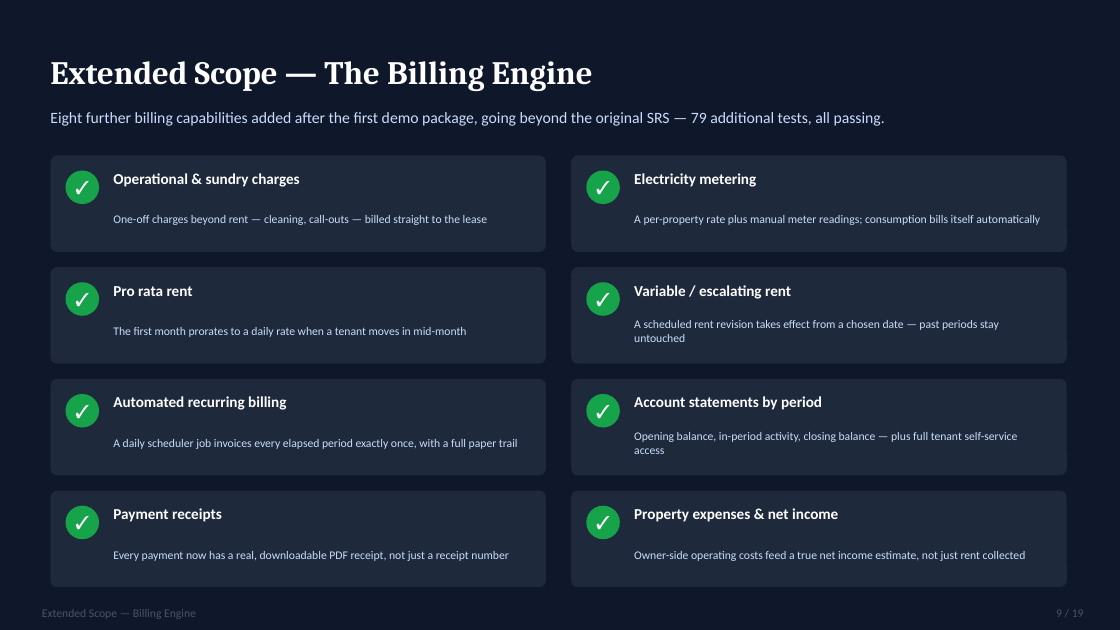
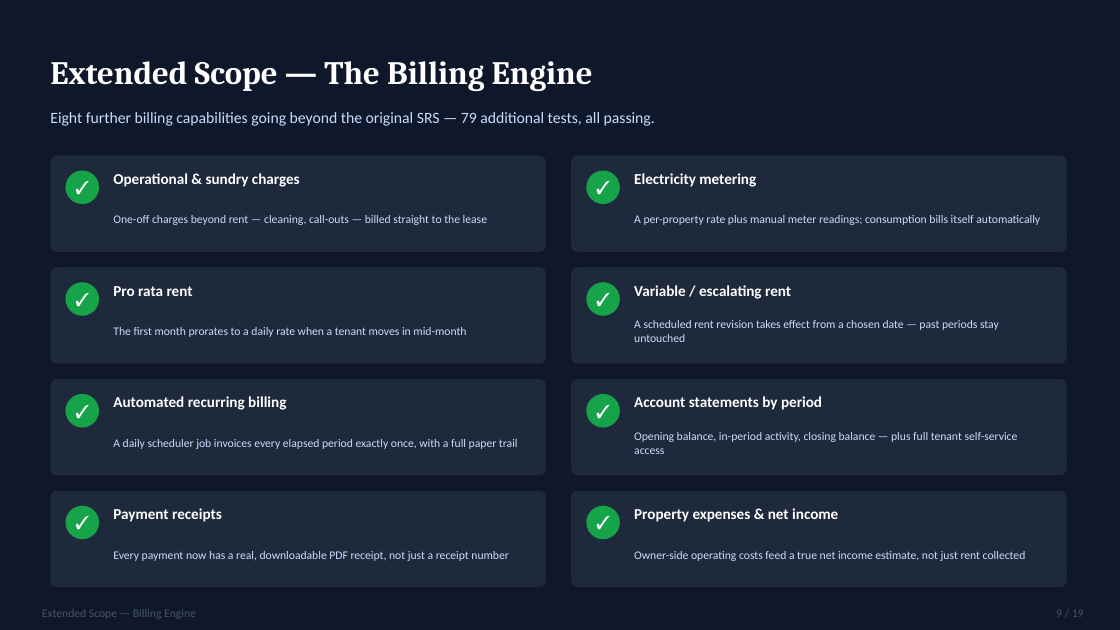
Before and after one commit to Abdur-lab/github-slideshow, a slide deck: slide 9 of docs/ABDURRAHMAAN_IT402_DEL_3_PRESENTATION.pptx. Drawn at 1120x630 pixels with LibreOffice and Linux fonts; fonts in the diff are those of the drawing. Boxes give left, top, right and bottom in pixels: in the first picture for what was removed or moved away, otherwise in the second. Text is boxed around its words. In the diff, an @@ line names an element or a change of style, - is before the commit and + after.

```diff
--- a/docs/ABDURRAHMAAN_IT402_DEL_3_PRESENTATION.pptx
+++ b/docs/ABDURRAHMAAN_IT402_DEL_3_PRESENTATION.pptx
@@ text at bbox=[50, 112, 655, 126]: text changed @@
-Eight further billing capabilities added after the first demo package, going beyond the original SRS — 79 additional tests, all passing.
+Eight further billing capabilities going beyond the original SRS — 79 additional tests, all passing.
```
Also in this commit, not shown: 5 other slides changed, 7 other files.
